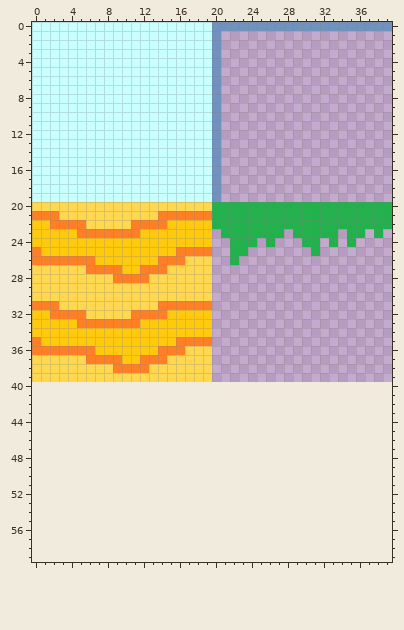
Pixel-art sprite, stored at include/demo/tiles.png. This is how it looked before the edit.
The file is 40x40 pixels. The old version is drawn lined up with the new one, on the new canvas.
The same view after the edit:
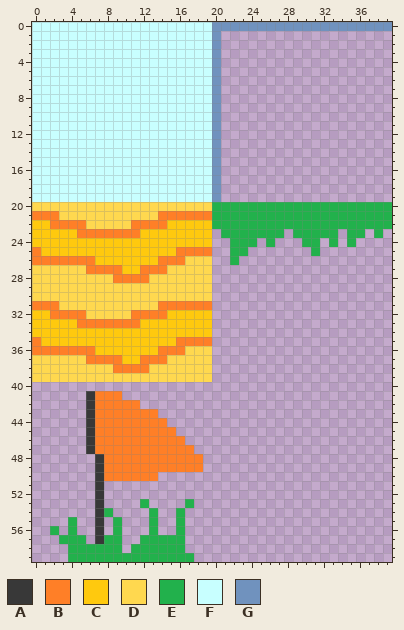
Palette (. is transparent): A #383838  B #ff7f27  C #ffc90e  D #ffd84f  E #22b14c  F #c8ffff  G #7092be
What changed:
canvas 40x40 -> 40x60
@@ x 0..20 @@
 40 .....................
-41 .....................
-42 .....................
-43 .....................
-44 .....................
-45 .....................
-46 .....................
-47 .....................
-48 .....................
-49 .....................
-50 .....................
-51 .....................
-52 .....................
-53 .....................
-54 .....................
-55 .....................
-56 .....................
-57 .....................
-58 .....................
-59 .....................
+41 ......ABBB...........
+42 ......ABBBBB.........
+43 ......ABBBBBBB.......
+44 ......ABBBBBBBB......
+45 ......ABBBBBBBBB.....
+46 ......ABBBBBBBBBB....
+47 ......ABBBBBBBBBBB...
+48 .......ABBBBBBBBBBB..
+49 .......ABBBBBBBBBBB..
+50 .......ABBBBBB.......
+51 .......A.............
+52 .......A.............
+53 .......A....E....E...
+54 .......AE....E..E....
+55 ....E..A.E...E..E....
+56 ..E.E..A.E...E..E....
+57 ...EEE.AEE..EEEEE....
+58 ....EEEEEE.EEEEEE....
+59 ....EEEEEEEEEEEEEE...
Pixel boxes of the changes (left, top, right, bottom) in both pictures:
added: (50, 391, 203, 562)
